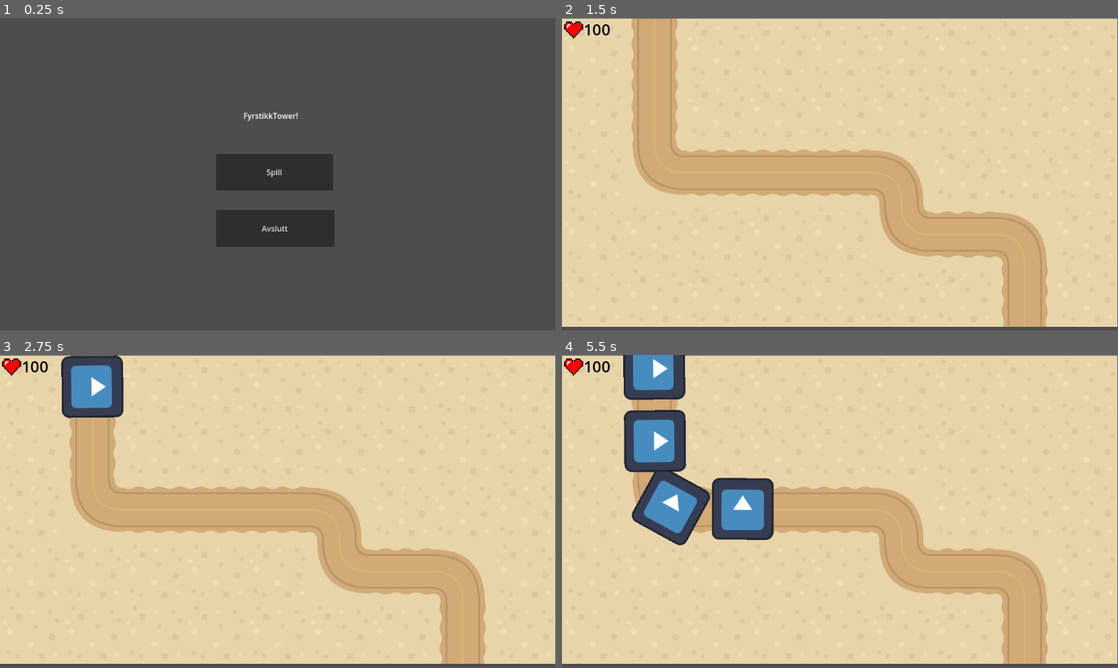
Above: before the commit, frames 1-4 (two rows, left to right).
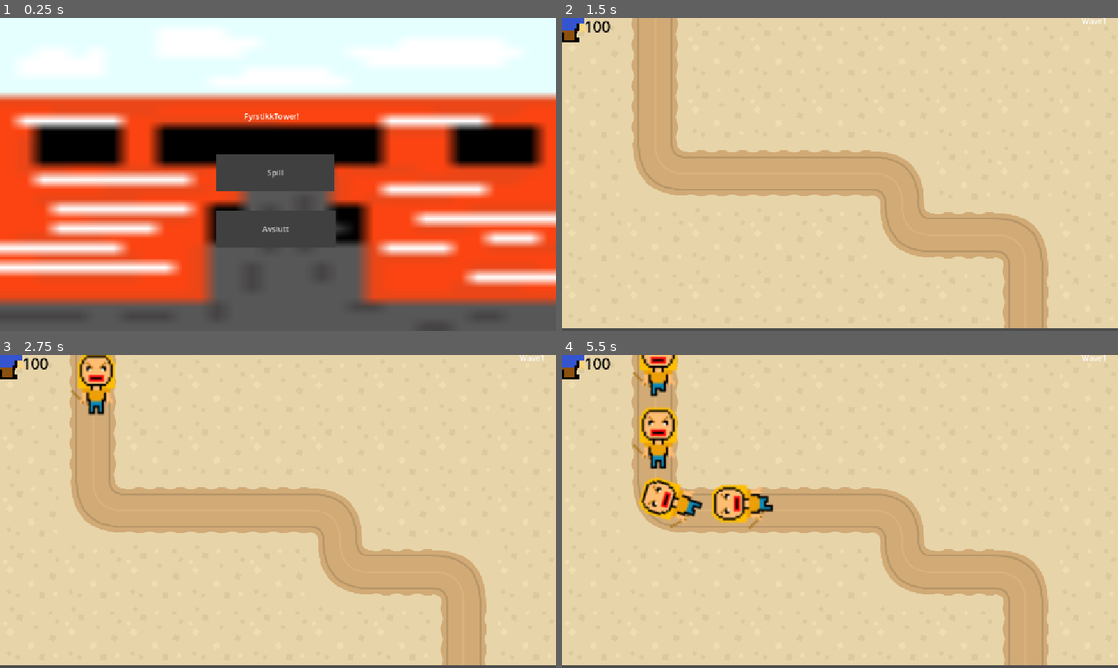
Above: after the commit, the same moments.

Repository: mikolaj050106/FyrstikkTower
Game: Godot game, scene res://main_menu.tscn
Two runs of this game, one before a commit and one after it. Both use one fixed random seed, a clock stepped at 60 frames per second and the inputs below. The engine's default icon, where the game draws it, is replaced by a stand-in: a white triangle on a blue panel in a dark square.
Inputs:
- Up to frame 1 (0.25 s): no input
- Up to frame 2 (1.5 s): click "Spill" at 0.5 s; click "1" at 1.25 s
- Up to frame 3 (2.75 s): tap Enter at 2 s
- Up to frame 4 (5.5 s): no input
In our replay, the window is 799x449 before the commit and 800x450 after it. These sizes can differ from the game's own. Grey fills any space a smaller window leaves; there, only what the larger window draws over its background counts as a difference.

The runs differ from the first frame. In frame 1, 81% of the frame differs, in the area x 0-100%, y 0-93%; in frame 2, 2.2%; in frame 3, 4.3%; in frame 4, 10%.

Commit message:
Bakgrunn for hovedmeny. "Tilbake" knapp for level-skjermen.

Diff:
--- /dev/null
+++ b/Enemies/character_body_2d.gd
@@ -0,0 +1,6 @@
+extends CharacterBody2D
+
+@onready var animated_sprite = $AnimatedSprite2D
+
+func _process(_delta):
+	animated_sprite.play("default")
--- a/Enemies/enemy_test.tscn
+++ b/Enemies/enemy_test.tscn
@@ -1,10 +1,46 @@
-[gd_scene load_steps=3 format=3 uid="uid://bra7gjsmww1om"]
+[gd_scene load_steps=8 format=3 uid="uid://bra7gjsmww1om"]
 
-[ext_resource type="Texture2D" uid="uid://kbfp354x4kyv" path="res://Images/icon.svg" id="1_8f8h0"]
 [ext_resource type="Script" uid="uid://c5jp0rheg78vx" path="res://scripts/path_follow_2d.gd" id="1_e0xqy"]
+[ext_resource type="Script" uid="uid://jno8sdw6ngr" path="res://Enemies/character_body_2d.gd" id="2_b3fai"]
+[ext_resource type="Texture2D" uid="uid://dd4jm3xhid7qn" path="res://Images/AngryTeacher1.png" id="2_optx2"]
+[ext_resource type="Texture2D" uid="uid://dmulvn2q2dj54" path="res://Images/AngryTeacher2.png" id="3_b3fai"]
+[ext_resource type="Texture2D" uid="uid://7kserwksbwov" path="res://Images/AngryTeacher3.png" id="4_lnhlx"]
+
+[sub_resource type="SpriteFrames" id="SpriteFrames_e0xqy"]
+animations = [{
+"frames": [{
+"duration": 1.0,
+"texture": ExtResource("2_optx2")
+}, {
+"duration": 1.0,
+"texture": ExtResource("3_b3fai")
+}, {
+"duration": 1.0,
+"texture": ExtResource("4_lnhlx")
+}],
+"loop": true,
+"name": &"default",
+"speed": 5.0
+}]
+
+[sub_resource type="CapsuleShape2D" id="CapsuleShape2D_b3fai"]
+radius = 37.9973
+height = 127.974
 
 [node name="EnemyTest" type="PathFollow2D"]
 script = ExtResource("1_e0xqy")
 
-[node name="Sprite2D" type="Sprite2D" parent="."]
-texture = ExtResource("1_8f8h0")
+[node name="CharacterBody2D" type="CharacterBody2D" parent="."]
+script = ExtResource("2_b3fai")
+
+[node name="AnimatedSprite2D" type="AnimatedSprite2D" parent="CharacterBody2D"]
+position = Vector2(-4.65661e-10, -1.19209e-07)
+rotation = -1.5708
+scale = Vector2(4.513, 4.5)
+sprite_frames = SubResource("SpriteFrames_e0xqy")
+frame_progress = 0.090358
+
+[node name="CollisionShape2D" type="CollisionShape2D" parent="CharacterBody2D"]
+position = Vector2(0, -7)
+rotation = 1.57334
+shape = SubResource("CapsuleShape2D_b3fai")
--- a/Levels/Level1.tscn
+++ b/Levels/Level1.tscn
@@ -6,6 +6,7 @@
 [ext_resource type="Texture2D" uid="uid://mffh87ls2b17" path="res://Images/pixel-heart-2779422_1280.webp" id="5_5g41i"]
 [ext_resource type="Script" uid="uid://dhle58egxkl0p" path="res://Levels/label.gd" id="5_05pb0"]
 [ext_resource type="PackedScene" uid="uid://6ps7fjm0x6hq" path="res://tower.tscn" id="6_05pb0"]
+[ext_resource type="Script" uid="uid://s6xafn3qg27b" path="res://Levels/label_2.gd" id="7_dl8mf"]
 
 [sub_resource type="TileSetAtlasSource" id="TileSetAtlasSource_cm0pq"]
 texture = ExtResource("2_05pb0")
@@ -32,15 +33,16 @@
 [sub_resource type="Curve2D" id="Curve2D_3dxm6"]
 bake_interval = 0.01
 _data = {
-"points": PackedVector2Array(0, 0, 0, 0, 191, 1, 0, 0, 0, 0, 194, 271, 0, 0, 0, 0, 203, 301, 0, 0, 0, 0, 234, 318, 0, 0, 0, 0, 297, 319, 0, 0, 0, 0, 640, 321, 0, 0, 0, 0, 687, 334, 0, 0, 0, 0, 705, 370, 0, 0, 0, 0, 710, 416, 0, 0, 0, 0, 739, 444, 0, 0, 0, 0, 768, 448, 0, 0, 0, 0, 819, 449, 0, 0, 0, 0, 892, 448, 0, 0, 0, 0, 930, 455, 0, 0, 0, 0, 954, 477, 0, 0, 0, 0, 960, 506, 0, 0, 0, 0, 962, 635, 0, 0, 0, 0, 962, 639, 0, 0, 0, 0, 962, 641)
+"points": PackedVector2Array(0, 0, 0, 0, 192, 1, 0, 0, 0, 0, 192, 267, 0, 0, 0, 0, 194.827, 278.585, 0, 0, 0, 0, 197, 288, 0, 0, 0, 0, 199.853, 293.942, 0, 0, 0, 0, 204, 301, 0, 0, 0, 0, 207, 305, 0, 0, 0, 0, 216, 311, 0, 0, 0, 0, 221, 315, 0, 0, 0, 0, 234, 319, 0, 0, 0, 0, 241, 321, 0, 0, 0, 0, 249, 321, 0, 0, 0, 0, 259, 321, 0, 0, 0, 0, 298, 321, 0, 0, 0, 0, 641, 321, 0, 0, 0, 0, 650, 321, 0, 0, 0, 0, 661, 323, 0, 0, 0, 0, 671, 326, 0, 0, 0, 0, 687, 335, 0, 0, 0, 0, 697, 348, 0, 0, 0, 0, 702, 364, 0, 0, 0, 0, 703, 375, 0, 0, 0, 0, 704, 394, 0, 0, 0, 0, 706, 406, 0, 0, 0, 0, 709, 417, 0, 0, 0, 0, 716, 429, 0, 0, 0, 0, 727, 440, 0, 0, 0, 0, 739, 444, 0, 0, 0, 0, 753, 448, 0, 0, 0, 0, 768, 449, 0, 0, 0, 0, 785.109, 449.051, 0, 0, 0, 0, 819, 449, 0, 0, 0, 0, 873, 449, 0, 0, 0, 0, 910, 450, 0, 0, 0, 0, 930, 455, 0, 0, 0, 0, 943, 463, 0, 0, 0, 0, 954, 477, 0, 0, 0, 0, 958, 491, 0, 0, 0, 0, 960, 506, 0, 0, 0, 0, 960, 629, 0, 0, 0, 0, 960, 643)
 }
-point_count = 19
+point_count = 41
 
 [node name="Main" type="Node2D"]
+position = Vector2(0, -7)
 
 [node name="TileMapLayer" type="TileMapLayer" parent="."]
 texture_filter = 1
-position = Vector2(0, 1)
+position = Vector2(0, 8)
 tile_map_data = PackedByteArray("AAAAAAAAAQAAAAAAAAAAAAEAAQAAAAAAAAAAAAIAAQAAAAAAAAAAAAMAAQAAAAAAAAAAAAQAAQAAAAAAAAABAA …(640 unchanged characters)…
 tile_set = SubResource("TileSet_fos0i")
 
@@ -65,5 +67,11 @@
 texture = ExtResource("5_5g41i")
 
 [node name="Tower" parent="." instance=ExtResource("6_05pb0")]
-visible = false
 position = Vector2(236, 98)
+
+[node name="Label2" type="Label" parent="."]
+offset_left = 1076.0
+offset_top = 1.0
+offset_right = 1152.0
+offset_bottom = 24.0
+script = ExtResource("7_dl8mf")
--- /dev/null
+++ b/Levels/button.gd
@@ -0,0 +1,4 @@
+extends Button
+
+func _on_pressed():
+	get_tree().change_scene_to_file("res://main_menu.tscn")
--- /dev/null
+++ b/Levels/label_2.gd
@@ -0,0 +1,4 @@
+extends Label
+
+func _ready():
+	text = "Wave" + str(defines.wave)
--- a/Levels/path_2d.gd
+++ b/Levels/path_2d.gd
@@ -1,6 +1,6 @@
 extends Path2D
 
-var enemycounttest = 6
+var enemycounttest = 6 ##wave 1
 
 @export var enemy_scene: PackedScene  #enemy_scene er definert inne i inspektøren
 
@@ -12,6 +12,9 @@
 
 func spawn(enemycounttest):
 	if enemy_scene: #Hvis enemy_scene finnes
+		if defines.wave == 2:
+			enemycounttest = 10
+			defines.remaining_enemy = enemycounttest
 		for i in range(enemycounttest):
 			await get_tree().create_timer(1).timeout #1 sek pause mellom hvert spawn
 			var enemy = enemy_scene.instantiate() #Enemy er en ny forekomst av enemyTest scenen
--- a/Levels/select_level.tscn
+++ b/Levels/select_level.tscn
@@ -1,6 +1,29 @@
-[gd_scene load_steps=2 format=3 uid="uid://cog30weduplqc"]
+[gd_scene load_steps=15 format=3 uid="uid://cog30weduplqc"]
 
 [ext_resource type="Script" uid="uid://cufg8cugppulf" path="res://scripts/level_1_button.gd" id="1_cbxu1"]
+[ext_resource type="Texture2D" uid="uid://clb3w4gkwgp6p" path="res://Images/93634.png" id="2_4dbvg"]
+[ext_resource type="Script" uid="uid://dri5joahy4vjn" path="res://Levels/button.gd" id="3_7yrxk"]
+[ext_resource type="Texture2D" uid="uid://dj6vi83id48ld" path="res://Images/lobby bakgrunn.png" id="4_2njtx"]
+
+[sub_resource type="StyleBoxEmpty" id="StyleBoxEmpty_7yrxk"]
+
+[sub_resource type="StyleBoxEmpty" id="StyleBoxEmpty_2njtx"]
+
+[sub_resource type="StyleBoxEmpty" id="StyleBoxEmpty_jk6ke"]
+
+[sub_resource type="StyleBoxEmpty" id="StyleBoxEmpty_7j844"]
+
+[sub_resource type="StyleBoxEmpty" id="StyleBoxEmpty_gneh8"]
+
+[sub_resource type="StyleBoxEmpty" id="StyleBoxEmpty_244ny"]
+
+[sub_resource type="StyleBoxEmpty" id="StyleBoxEmpty_5ioi1"]
+
+[sub_resource type="StyleBoxEmpty" id="StyleBoxEmpty_cl7xr"]
+
+[sub_resource type="StyleBoxEmpty" id="StyleBoxEmpty_t6ylr"]
+
+[sub_resource type="StyleBoxEmpty" id="StyleBoxEmpty_4dbvg"]
 
 [node name="SelectLevel" type="Node2D"]
 
@@ -58,4 +81,29 @@
 text = "Velg nivå
 "
 
+[node name="Button" type="Button" parent="."]
+offset_right = 69.0
+offset_bottom = 69.0
+theme_override_styles/focus = SubResource("StyleBoxEmpty_7yrxk")
+theme_override_styles/disabled_mirrored = SubResource("StyleBoxEmpty_2njtx")
+theme_override_styles/disabled = SubResource("StyleBoxEmpty_jk6ke")
+theme_override_styles/hover_pressed_mirrored = SubResource("StyleBoxEmpty_7j844")
+theme_override_styles/hover_pressed = SubResource("StyleBoxEmpty_gneh8")
+theme_override_styles/hover_mirrored = SubResource("StyleBoxEmpty_244ny")
+theme_override_styles/hover = SubResource("StyleBoxEmpty_5ioi1")
+theme_override_styles/pressed_mirrored = SubResource("StyleBoxEmpty_cl7xr")
+theme_override_styles/normal_mirrored = SubResource("StyleBoxEmpty_t6ylr")
+theme_override_styles/normal = SubResource("StyleBoxEmpty_4dbvg")
+icon = ExtResource("2_4dbvg")
+expand_icon = true
+script = ExtResource("3_7yrxk")
+
+[node name="LobbyBakgrunn" type="Sprite2D" parent="."]
+z_index = -1
+position = Vector2(576, 324)
+scale = Vector2(36, 20.25)
+texture = ExtResource("4_2njtx")
+
 [connection signal="pressed" from="CenterContainer/GridContainer/Level1_button" to="CenterContainer/GridContainer/Level1_button" method="_on_pressed"]
+[connection signal="pressed" from="Button" to="CenterContainer/GridContainer/Level1_button" method="_on_button_pressed"]
+[connection signal="pressed" from="Button" to="Button" method="_on_pressed"]
--- a/defines.gd
+++ b/defines.gd
@@ -1,6 +1,6 @@
 extends Node
 
-var wave = 0
+var wave = 1
 var health = 100
 
 var remaining_enemy = 0 #midlertidig int
--- a/main_menu.tscn
+++ b/main_menu.tscn
@@ -1,7 +1,11 @@
-[gd_scene load_steps=3 format=3 uid="uid://drqkv5t7fc3gn"]
+[gd_scene load_steps=5 format=3 uid="uid://drqkv5t7fc3gn"]
 
 [ext_resource type="Script" uid="uid://8hdhqwqpn5mg" path="res://scripts/spill.gd" id="1_7vrkn"]
 [ext_resource type="Script" uid="uid://ce1oci5pe1g56" path="res://scripts/avslutt.gd" id="2_fu7sn"]
+[ext_resource type="Texture2D" uid="uid://dj6vi83id48ld" path="res://Images/lobby bakgrunn.png" id="3_fu7sn"]
+
+[sub_resource type="StyleBoxFlat" id="StyleBoxFlat_jix8l"]
+bg_color = Color(0.25, 0.25, 0.25, 1)
 
 [node name="Main-menu" type="Node2D"]
 
@@ -10,6 +14,17 @@
 offset_top = 282.0
 offset_right = 691.0
 offset_bottom = 358.0
+theme_override_styles/focus = SubResource("StyleBoxFlat_jix8l")
+theme_override_styles/disabled_mirrored = SubResource("StyleBoxFlat_jix8l")
+theme_override_styles/disabled = SubResource("StyleBoxFlat_jix8l")
+theme_override_styles/hover_pressed_mirrored = SubResource("StyleBoxFlat_jix8l")
+theme_override_styles/hover_pressed = SubResource("StyleBoxFlat_jix8l")
+theme_override_styles/hover_mirrored = SubResource("StyleBoxFlat_jix8l")
+theme_override_styles/hover = SubResource("StyleBoxFlat_jix8l")
+theme_override_styles/pressed_mirrored = SubResource("StyleBoxFlat_jix8l")
+theme_override_styles/pressed = SubResource("StyleBoxFlat_jix8l")
+theme_override_styles/normal_mirrored = SubResource("StyleBoxFlat_jix8l")
+theme_override_styles/normal = SubResource("StyleBoxFlat_jix8l")
 text = "Spill"
 script = ExtResource("1_7vrkn")
 
@@ -18,6 +33,17 @@
 offset_top = 398.0
 offset_right = 694.0
 offset_bottom = 475.0
+theme_override_styles/focus = SubResource("StyleBoxFlat_jix8l")
+theme_override_styles/disabled_mirrored = SubResource("StyleBoxFlat_jix8l")
+theme_override_styles/disabled = SubResource("StyleBoxFlat_jix8l")
+theme_override_styles/hover_pressed_mirrored = SubResource("StyleBoxFlat_jix8l")
+theme_override_styles/hover_pressed = SubResource("StyleBoxFlat_jix8l")
+theme_override_styles/hover_mirrored = SubResource("StyleBoxFlat_jix8l")
+theme_override_styles/hover = SubResource("StyleBoxFlat_jix8l")
+theme_override_styles/pressed_mirrored = SubResource("StyleBoxFlat_jix8l")
+theme_override_styles/pressed = SubResource("StyleBoxFlat_jix8l")
+theme_override_styles/normal_mirrored = SubResource("StyleBoxFlat_jix8l")
+theme_override_styles/normal = SubResource("StyleBoxFlat_jix8l")
 text = "Avslutt"
 script = ExtResource("2_fu7sn")
 
@@ -28,6 +54,12 @@
 offset_bottom = 214.0
 text = "FyrstikkTower!"
 
+[node name="LobbyBakgrunn" type="Sprite2D" parent="."]
+z_index = -1
+position = Vector2(576, 324)
+scale = Vector2(36, 20.25)
+texture = ExtResource("3_fu7sn")
+
 [connection signal="pressed" from="Spill" to="Spill" method="_on_pressed"]
 [connection signal="pressed" from="Spill" to="Avslutt" method="_on_spill_pressed"]
 [connection signal="pressed" from="Avslutt" to="Avslutt" method="_on_pressed"]
--- a/project.godot
+++ b/project.godot
@@ -18,3 +18,7 @@
 [autoload]
 
 defines="*res://defines.gd"
+
+[display]
+
+window/stretch/mode="canvas_items"
--- a/scripts/level_1_button.gd
+++ b/scripts/level_1_button.gd
@@ -3,3 +3,7 @@
 
 func _on_pressed():
 	get_tree().change_scene_to_file("res://Levels/Level1.tscn")
+
+
+func _on_button_pressed() -> void:
+	pass # Replace with function body.
Not shown, added: Enemies/character_body_2d.gd.uid
Binary file added: Images/93634.png
Not shown, added: Images/93634.png.import
Binary file added: Images/AngryTeacher1.png
Not shown, added: Images/AngryTeacher1.png.import
Binary file added: Images/AngryTeacher2.png
Not shown, added: Images/AngryTeacher2.png.import
Binary file added: Images/AngryTeacher3.png
Not shown, added: Images/AngryTeacher3.png.import
Binary file added: Images/lobby bakgrunn.png
Not shown, added: Images/lobby bakgrunn.png.import
Not shown: 1 places in Levels/Level1.tscn that only renumber resources
(and 3 more such lines)
